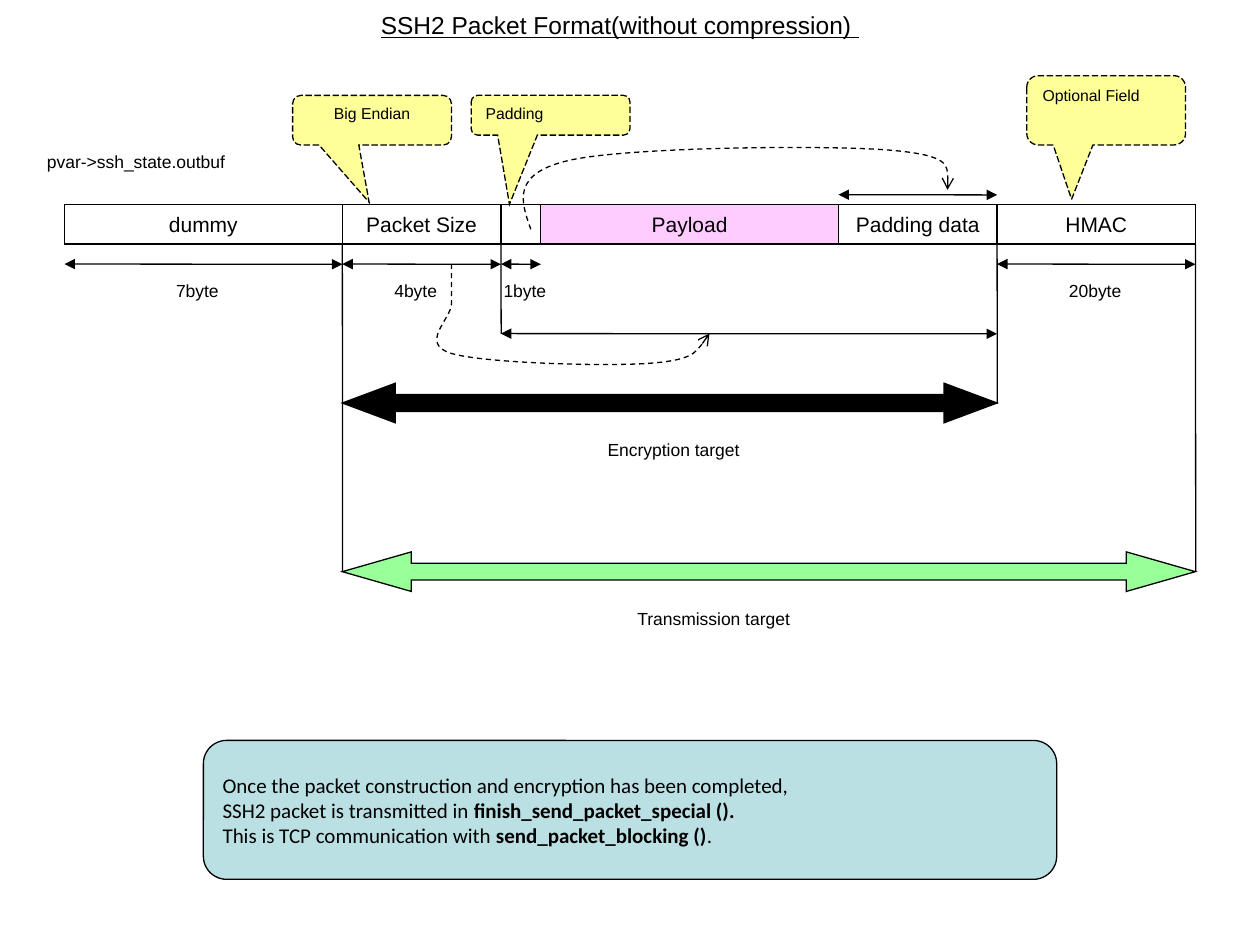
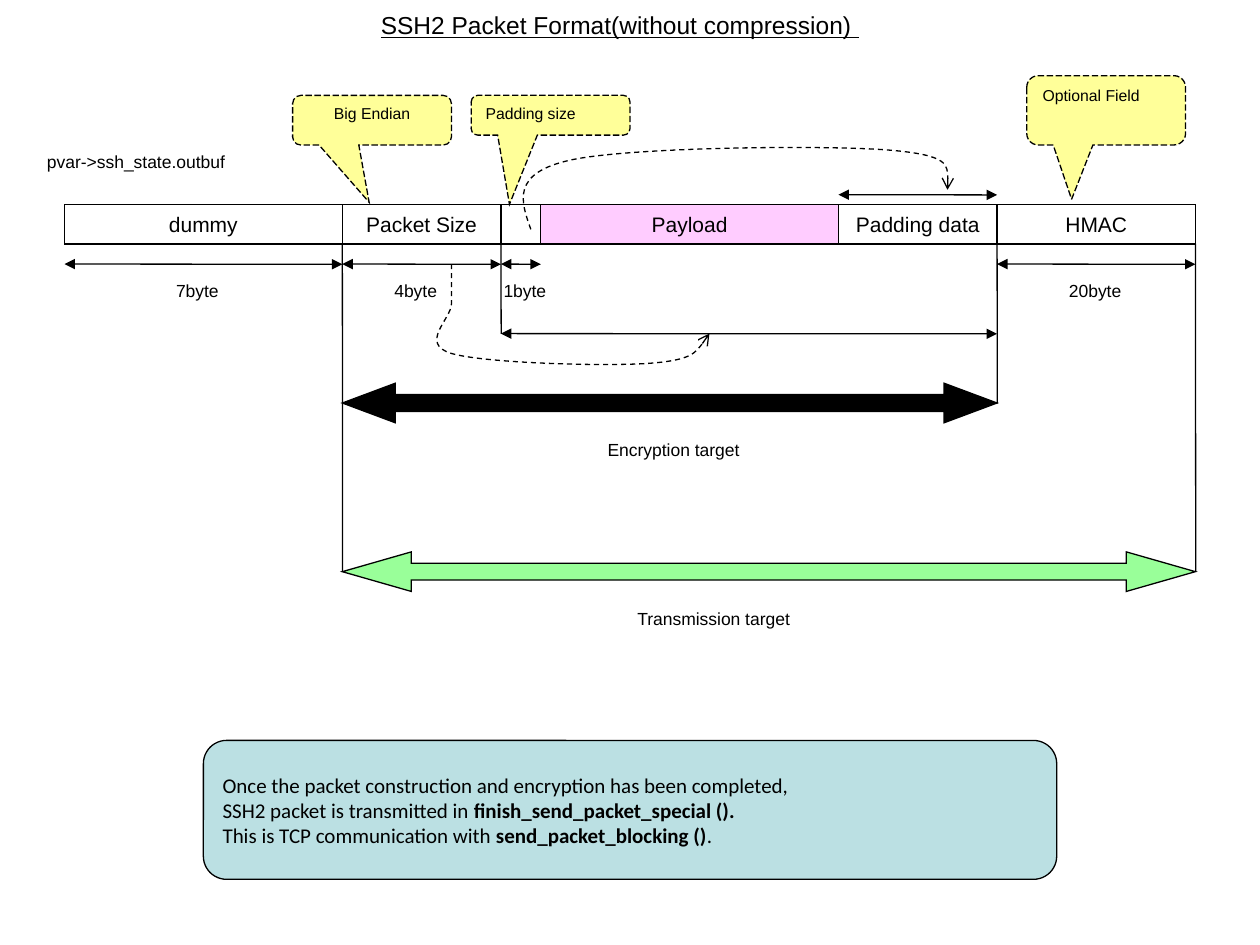
Before and after one commit to TeraTermProject/teraterm, a slide deck: slide 1 of doc/en/html/reference/image/ssh_packet_format.ppt. Drawn at 1260x945 pixels with LibreOffice and Linux fonts; fonts in the diff are those of the drawing. Boxes give left, top, right and bottom in pixels: in the first picture for what was removed or moved away, otherwise in the second. Text is boxed around its words. In the diff, an @@ line names an element or a change of style, - is before the commit and + after.

```diff
--- a/doc/en/html/reference/image/ssh_packet_format.ppt
+++ b/doc/en/html/reference/image/ssh_packet_format.ppt
@@ text in rounded speech box at (486, 107, 576, 123): text changed @@
-Padding
+Padding size
```
Also in this commit, not shown: 3 other files.
